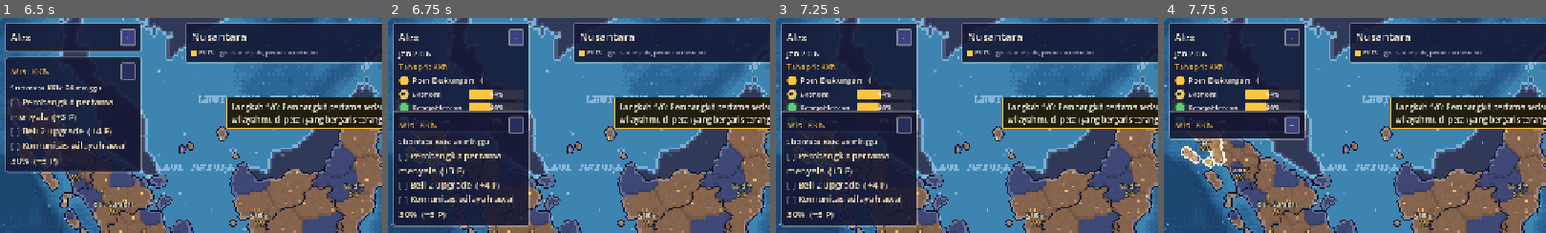
Above: before the commit, frames 1-4 (left to right).
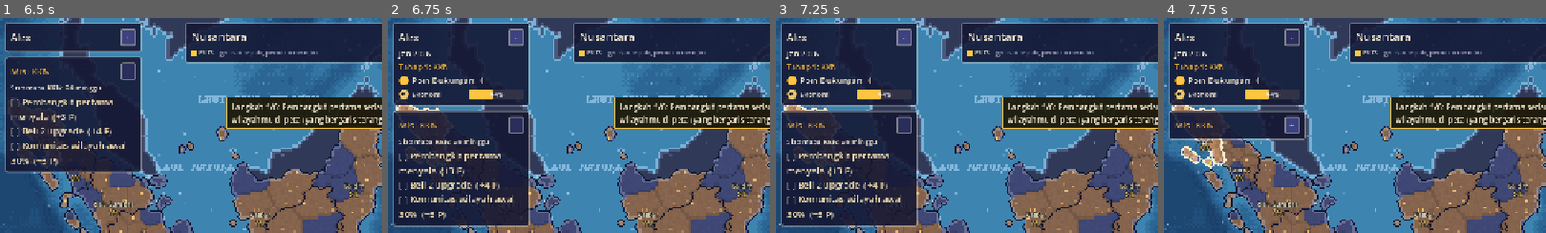
Above: after the commit, the same moments.

Repository: RizqieSufiawan/percikan-lentera
Game: Godot game, scene res://scenes/title.tscn
The game is run twice, just before and just after one commit, with the same random seed, the same clock (stepped at 60 frames per second) and the same inputs. Sound files missing from this copy of the repository are replaced by a short silence.
Inputs (mouse positions are % of the whole screen's width and height, from its top left):
- Up to frame 1 (6.5 s): click "Mulai" at 0.5 s; click "Lanjut" at 1.25 s; click "Kembali" at 2 s; click "Lewati" at 2.75 s; click (89, 80) at 3.52 s; type "Alex" at 3.6 s; click "Mulai KKN" at 4.25 s; click "Mulai" at 5 s; click "-" at 5.75 s
- Up to frame 2 (6.75 s): click "+" at 6.5 s
- Up to frame 3 (7.25 s): no input
- Up to frame 4 (7.75 s): click "-" at 7.25 s
The pictures show only the part of the screen within x 0-50%, y 0-50%; the shares and areas given below are measured in that part.

Frame 1 is identical in both runs. In frame 2, 1.0% of the frame differs, in the area x 1-38%, y 39-53%; in frame 3, 1.0%; in frame 4, 1.0%.

Commit message:
Update Panel Kiri

Diff:
--- a/scripts/ui/game_screen.gd
+++ b/scripts/ui/game_screen.gd
@@ -70,6 +70,7 @@
 
 func _process(delta: float) -> void:
 	_update_hints(delta)
+	_fit_panels()
 	_sync_map_village()
 	if not Game.is_running():
 		return
@@ -424,6 +425,8 @@
 	var vbox: VBoxContainer = panel.get_child(0)
 	for i in range(1, vbox.get_child_count()):
 		vbox.get_child(i).visible = not collapsed
+	if not collapsed:
+		_apply_reveal()
 	var btn: Button = panel.get_meta("toggle")
 	btn.text = "+" if collapsed else "-"
 	var full: Vector4 = panel.get_meta("full_offsets")
@@ -504,31 +507,45 @@
 	var total := sim.desa_independent() + sim.desa_lit() + sim.desa_fossil() + sim.desa_dark()
 	_simple_label.text = "0 dari %s desa memakai energi bersih" % Simulation.ribu(total)
 	_update_upgrade_pulse()
-	if not changed:
-		return
+	if changed:
+		_apply_reveal()
+
+
+## Menyembunyikan/menampilkan baris sesuai tahap. Baris di panel yang sedang dilipat tetap tersembunyi.
+func _apply_reveal() -> void:
+	if not _reveal_ready:
+		return
+	var lit := _reveal_lit
+	var post := _reveal_post_kkn
 	for n: Control in [%IndepLabel, %LitLabel, %FossilLabel, %DarkLabel, access_bar]:
 		n.visible = lit
 	_simple_label.visible = not lit
-	$StatsPanel/VBox/CommunityRow.visible = lit
+	var stats_open: bool = not $StatsPanel.get_meta("collapsed", false)
+	$StatsPanel/VBox/CommunityRow.visible = lit and stats_open
+	$StatsPanel/VBox/WelfareRow.visible = post and stats_open
 	feed.visible = lit
 	if _auto_btn:
 		_auto_btn.visible = lit
-	$StatsPanel/VBox/WelfareRow.visible = post
 	$TopPanel/VBox/ResRow.visible = post
-	_fit_panels.call_deferred()
-
-
-## Panel statistik dan panel atas menyusut/membesar mengikuti baris yang tampil.
+
+
+## Panel statistik dan panel atas selalu setinggi isinya (baris bisa muncul/hilang kapan saja),
+## lalu panel Misi ditempel tepat di bawah panel statistik. Dipanggil tiap frame; murah.
 func _fit_panels() -> void:
 	var stats: PanelContainer = $StatsPanel
-	if not stats.get_meta("collapsed", false):
-		stats.offset_bottom = stats.offset_top + stats.get_combined_minimum_size().y
-		if stats.has_meta("full_offsets"):
+	var bottom := stats.offset_top + stats.get_combined_minimum_size().y
+	if not is_equal_approx(stats.offset_bottom, bottom):
+		stats.offset_bottom = bottom
+		if stats.has_meta("full_offsets") and not stats.get_meta("collapsed", false):
 			var full: Vector4 = stats.get_meta("full_offsets")
-			stats.set_meta("full_offsets", Vector4(full.x, full.y, full.z, stats.offset_bottom))
+			stats.set_meta("full_offsets", Vector4(full.x, full.y, full.z, bottom))
 	var top: PanelContainer = $TopPanel
-	top.offset_bottom = top.offset_top + top.get_combined_minimum_size().y
-	_relayout_left()
+	var top_bottom := top.offset_top + top.get_combined_minimum_size().y
+	if not is_equal_approx(top.offset_bottom, top_bottom):
+		top.offset_bottom = top_bottom
+	var mission: PanelContainer = $MissionPanel
+	if not is_equal_approx(mission.offset_top, bottom + 8.0):
+		_relayout_left()
 
 
 ## Tombol Pohon Upgrade berkedip selama pemain belum pernah membeli upgrade padahal sudah mampu.
--- a/tests/screenshot_tour.gd
+++ b/tests/screenshot_tour.gd
@@ -101,6 +101,8 @@
 	await _wait(0.3)
 	await _shot("04d_panels_collapsed")
 	get_tree().current_scene.toggle_all_panels()
+	await _wait(0.3)
+	await _shot("04e_panels_reopened")
 
 	var upg := get_tree().current_scene.get_node("%UpgradePanel")
 	upg.open()
